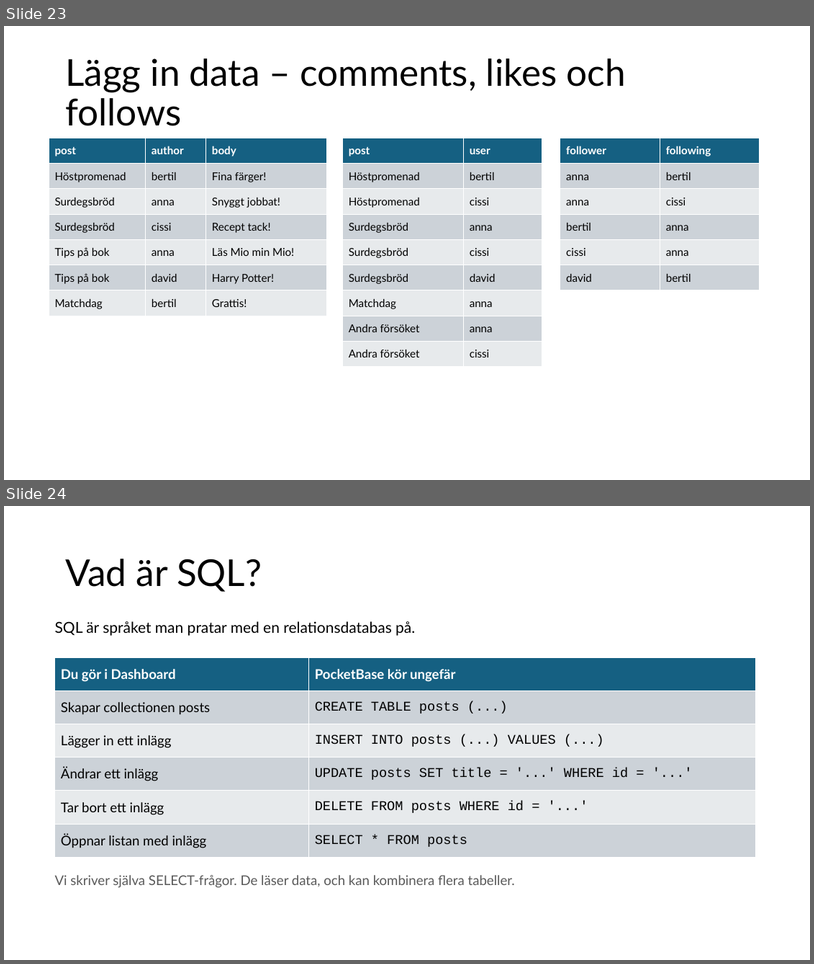
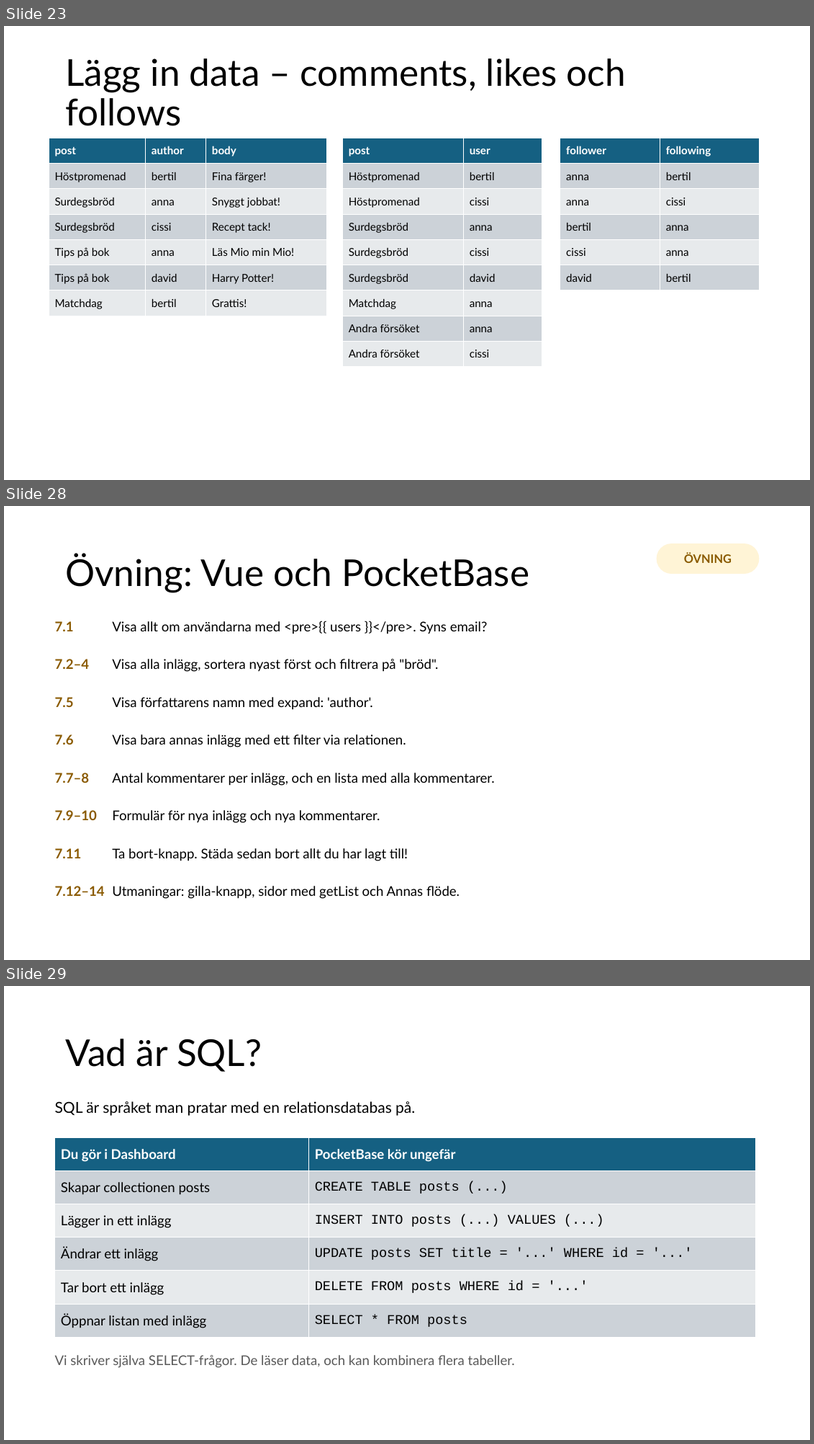
Before and after one commit to abbjetmus/pocketbase-flutter-kurs, a slide deck: Databaser och mobilapputveckling - sammanfattning.pptx. Shown one above the other, each under a label of ours: slides 23 and 24 before the commit, slides 23, 28 and 29 after it; the slides between them are not shown. The pictures are 814x964 and 814x1444 pixels, drawn with LibreOffice and Linux fonts; fonts in the diff are those of the drawing. Boxes give left, top, right and bottom in pixels: in the first picture for what was removed or moved away, otherwise in the second. Text is boxed around its words. In the diff, an @@ line names an element or a change of style, - is before the commit and + after.

```diff
--- a/Databaser och mobilapputveckling - sammanfattning.pptx
+++ b/Databaser och mobilapputveckling - sammanfattning.pptx
@@ slide 28 added at box(4, 506, 810, 960), background #FFFFFF @@
@@ rounded rectangle added at box(657, 543, 759, 574), fill #FFF4D6, 14 pt, text #8A5A00, bold @@
+ÖVNING
@@ title added at box(65, 554, 530, 592), 44 pt, text #000000 @@
+Övning: Vue och PocketBase
@@ text added at box(55, 621, 74, 631), 16 pt, text #8A5A00, bold @@
+7.1
@@ text added at box(112, 620, 488, 634), 16 pt, text #000000 @@
+Visa allt om användarna med <pre>{{ users }}</pre>. Syns email?
@@ text added at box(55, 659, 90, 669), 16 pt, text #8A5A00, bold @@
+7.2–4
@@ text added at box(112, 659, 438, 672), 16 pt, text #000000 @@
+Visa alla inlägg, sortera nyast först och filtrera på "bröd".
@@ text added at box(55, 697, 74, 707), 16 pt, text #8A5A00, bold @@
+7.5
@@ text added at box(112, 697, 373, 710), 16 pt, text #000000 @@
+Visa författarens namn med expand: 'author'.
@@ text added at box(55, 734, 74, 744), 16 pt, text #8A5A00, bold @@
+7.6
@@ text added at box(112, 734, 406, 747), 16 pt, text #000000 @@
+Visa bara annas inlägg med ett filter via relationen.
@@ text added at box(55, 772, 90, 782), 16 pt, text #8A5A00, bold @@
+7.7–8
@@ text added at box(112, 772, 495, 785), 16 pt, text #000000 @@
+Antal kommentarer per inlägg, och en lista med alla kommentarer.
@@ text added at box(55, 810, 97, 820), 16 pt, text #8A5A00, bold @@
+7.9–10
@@ text added at box(112, 810, 381, 823), 16 pt, text #000000 @@
+Formulär för nya inlägg och nya kommentarer.
@@ text added at box(55, 848, 82, 858), 16 pt, text #8A5A00, bold @@
+7.11
@@ text added at box(112, 848, 408, 861), 16 pt, text #000000 @@
+Ta bort-knapp. Städa sedan bort allt du har lagt till!
@@ text added at box(55, 885, 105, 896), 16 pt, text #8A5A00, bold @@
+7.12–14
@@ text added at box(112, 885, 460, 898), 16 pt, text #000000 @@
+Utmaningar: gilla-knapp, sidor med getList och Annas flöde.
@@ what was slide 24 is now slide 29 @@
```
Also in this commit, not shown: 5 slides changed, 4 other slides added.
